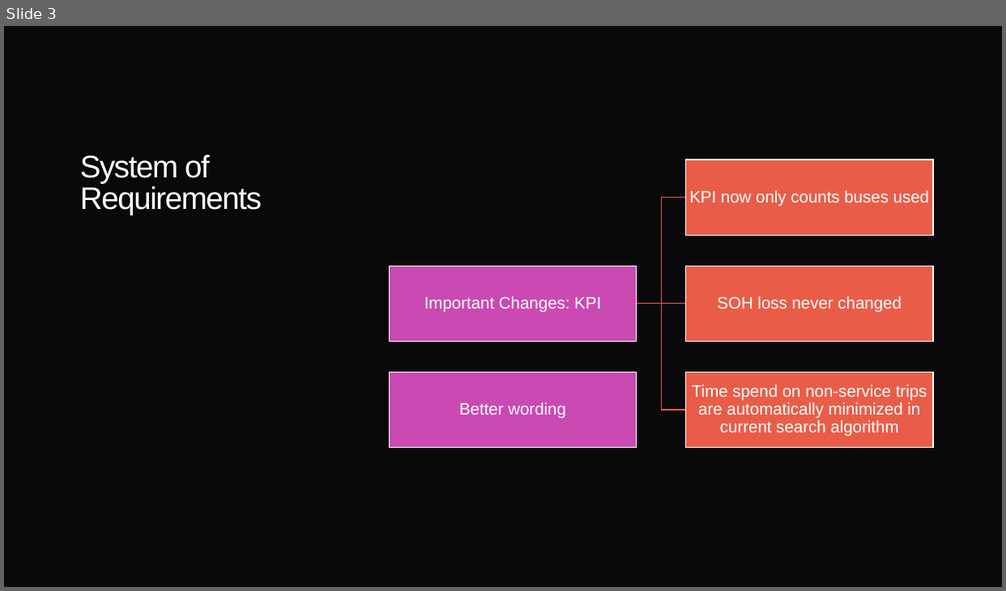
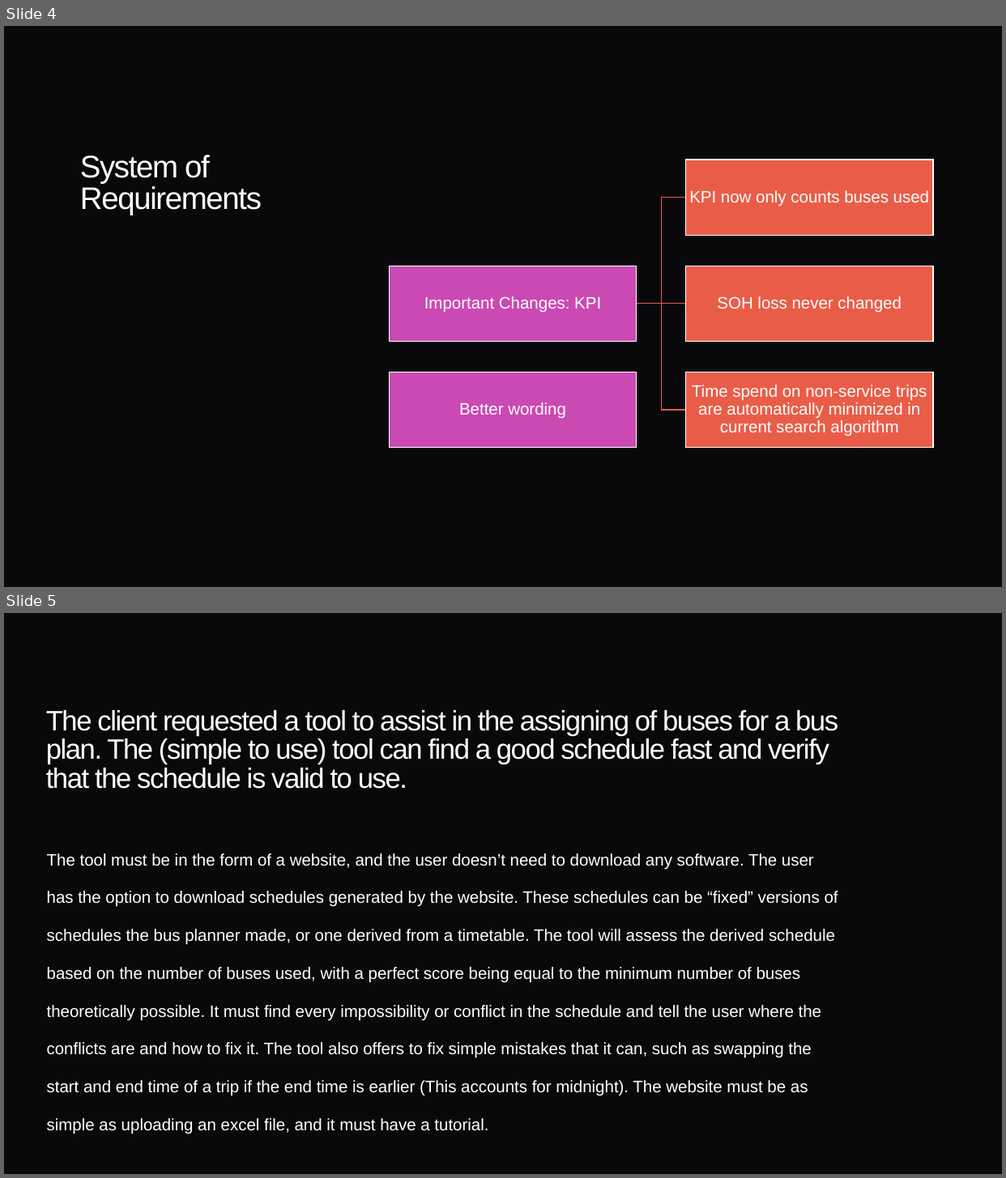
Before and after one commit to ginassadauskas/Project5Group1, a slide deck: Legal/StatementOfRequirementsV3.pptx. Shown one above the other, each under a label of ours: slide 3 before the commit, slides 4 and 5 after it. The pictures are 1006x591 and 1006x1178 pixels, drawn with LibreOffice and Linux fonts; fonts in the diff are those of the drawing. Boxes give left, top, right and bottom in pixels: in the first picture for what was removed or moved away, otherwise in the second. Text is boxed around its words. In the diff, an @@ line names an element or a change of style, - is before the commit and + after.

Commit message:
Updated Client Meeting Slides

```diff
--- a/Legal/StatementOfRequirementsV3.pptx
+++ b/Legal/StatementOfRequirementsV3.pptx
@@ slide 5 added at (x1=4, y1=613, x2=1002, y2=1174), background #09090C @@
@@ title added at (x1=46, y1=710, x2=838, y2=789), 27 pt, text #FFFFFF @@
+The client requested a tool to assist in the assigning of buses for a bus plan. The (simple to use) tool can find a good schedule fast and verify that the schedule is valid to use.
@@ text added at (x1=47, y1=854, x2=838, y2=1135), 16 pt, text #FFFFFF @@
+The tool must be in the form of a website, and the user doesn’t need to download any software. The user has the option to download schedules generated by the website. These schedules can be “fixed” versions of schedules the bus planner made, or one derived from a timetable. The tool will assess the derived schedule based on the number of buses used, with a perfect score being equal to the minimum number of buses theoretically possible. It must find every impossibility or conflict in the schedule and tell the user where the conflicts are and how to fix it. The tool also offers to fix simple mistakes that it can, such as swapping the start and end time of a trip if the end time is earlier (This accounts for midnight). The website must be as simple as uploading an excel file, and it must have a tutorial.
@@ what was slide 3 is now slide 4 @@
```
Also in this commit, not shown: 1 slide changed, 6 other slides added, 1 other file.
